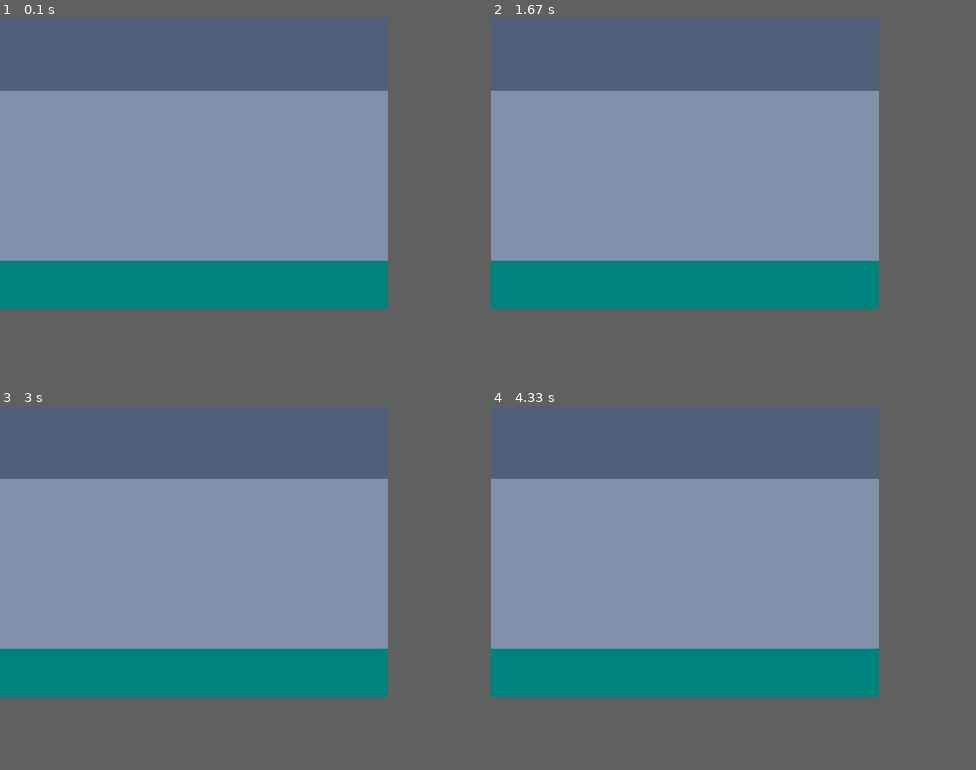
Above: before the commit, frames 1-4 (two rows, left to right).
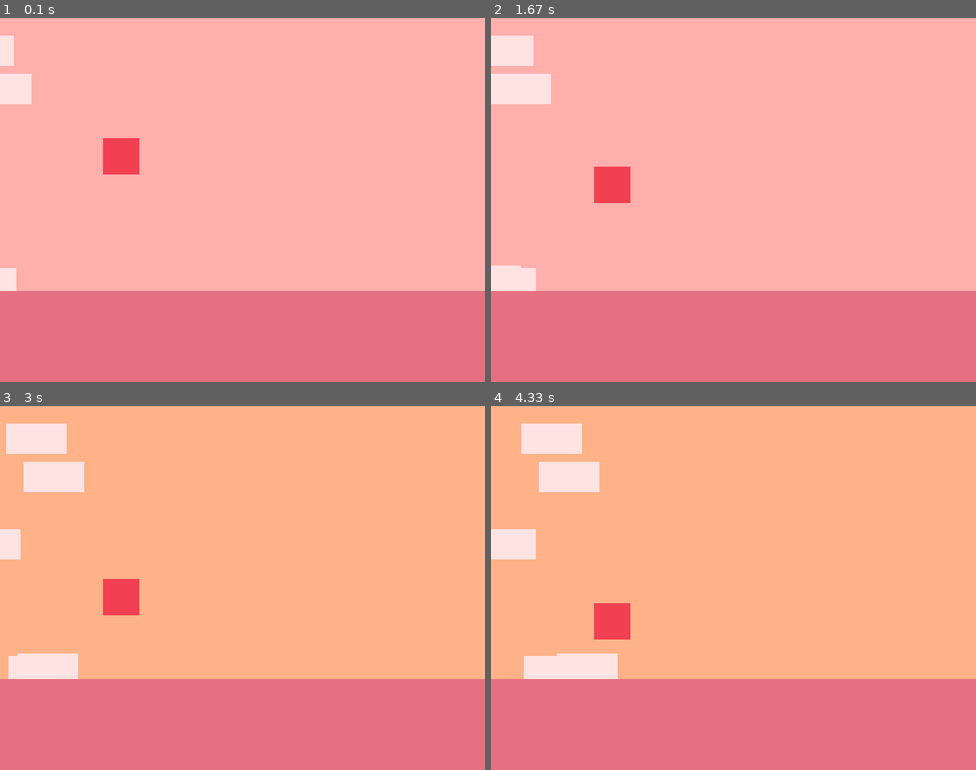
Above: after the commit, the same moments.

Repository: evzhang25/ics-2o
Game: pygame game, started from projects/landscape.py
Same seed, same stepped clock (60 frames per second), same inputs: the game is played once before the commit and once after it.
Inputs:
- Up to frame 1 (0.1 s): no input
- Up to frame 2 (1.67 s): no input
- Up to frame 3 (3 s): no input
- Up to frame 4 (4.33 s): no input
In our replay, the window is 640x480 before the commit and 800x600 after it. These sizes can differ from the game's own. Grey fills any space a smaller window leaves; there, only what the larger window draws over its background counts as a difference.

The runs differ from the first frame. In frame 1, 79% of the frame differs, in the area x 0-100%, y 0-80%; in frame 2, 79%; in frame 3, 79%; in frame 4, 79%.

Commit message:
added clouds, sun, moon; added more colors
colors are selected to give a "japanese" vibe (if it makes sense ;))

Diff:
--- a/projects/landscape.py
+++ b/projects/landscape.py
@@ -4,22 +4,95 @@
 
 pygame.init()
 
-WIDTH = 640
-HEIGHT = 480
-SIZE = (WIDTH, HEIGHT)
+WIDTH = 800
+SCREEN_HEIGHT = 600
+HEIGHT = 3 * SCREEN_HEIGHT / 2
+SIZE = (WIDTH, SCREEN_HEIGHT)
 
 screen = pygame.display.set_mode(SIZE)
 clock = pygame.time.Clock()
 
 # ---------------------------
 # Initialize global variables
-cloud_x = []
-cloud_y = []
+moon_color = ("#F6F1D5")
+sun_color = ("#f14052")
+cloud_color = ("#FFE2E2")
+
+day = ("#ffafac")
+dawn = ("#ffb287")
+dusk = ("#ff8037")
+night = ("#3c4370")
+
+ground = ("#e57082")
 # ---------------------------
 
-class cloud:
-    ellipse_x = []
-    ellipse_y = []
+
+class Cloud(pygame.sprite.Sprite):
+    def __init__(self):
+        super().__init__()
+        self.image = pygame.Surface((100, 50))
+        self.image.fill(cloud_color)
+        self.rect = self.image.get_rect()
+        self.rect.x = random.randrange(-200, -50)
+        self.rect.y = random.randrange(0, HEIGHT / 2)
+        self.speed = random.randrange(1, 3)
+
+    def update(self):
+        self.rect.x += self.speed
+        if self.rect.right > WIDTH:
+            self.rect.x = random.randrange(-200, -50)
+            self.rect.y = random.randrange(0, HEIGHT / 2)
+
+
+class Sun(pygame.sprite.Sprite):
+    def __init__(self):
+        super().__init__()
+        self.image = pygame.Surface((60, 60))
+        self.image.fill(sun_color)
+        self.rect = self.image.get_rect()
+        self.rect.center = (WIDTH // 4, HEIGHT // 4)
+        self.speed = 1
+
+    def update(self):
+        self.rect.y += self.speed
+        if self.rect.top <= 0:
+            self.speed = 1
+        elif self.rect.bottom >= HEIGHT:
+            self.speed = -1
+
+
+class Moon(pygame.sprite.Sprite):
+    def __init__(self):
+        super().__init__()
+        self.image = pygame.Surface((60, 60))
+        self.image.fill(moon_color)
+        self.rect = self.image.get_rect()
+        self.rect.center = (3 * WIDTH // 4, 3 * HEIGHT // 4)
+        self.speed = -1
+
+    def update(self):
+        self.rect.y += self.speed
+        if self.rect.top <= 0:
+            self.speed = 1
+        elif self.rect.bottom >= HEIGHT:
+            self.speed = -1
+
+clouds = pygame.sprite.Group()
+for i in range(5):
+    cloud = Cloud()
+    clouds.add(cloud)
+
+sun = Sun()
+sun_group = pygame.sprite.Group()
+sun_group.add(sun)
+
+moon = Moon()
+moon_group = pygame.sprite.Group()
+moon_group.add(moon)
+
+sky_color = night
+is_day = False
+is_dawn = False
 
 running = True
 while running:
@@ -33,12 +106,45 @@
 
     # GAME STATE UPDATES
     # All game math and comparisons happen here
-
+    clouds.update()
+    sun_group.update()
+    moon_group.update()
 
     # DRAWING
-    screen.fill("#8290AC")
-    screen.fill("#515F7A", (0, 0, WIDTH, 120))
-    screen.fill("#00827D", (0, 400, WIDTH, HEIGHT))
+    # Background (the sky)
+    if sun.rect.center[1] <= HEIGHT // 3:
+        sky_color = day
+        is_day = True
+        is_dawn = False
+    elif sun.rect.center[1] >= HEIGHT // 3 and sun.rect.center[1] <= 2 * HEIGHT // 3:
+        if sun.rect.center[1] <= HEIGHT // 2:
+            sky_color = dawn
+        else:
+            sky_color = dusk
+        is_dawn = True
+        if (sun.rect.center[1] <= HEIGHT // 2):
+            is_day = True
+        else:
+            is_day = False
+    elif sun.rect.center[1] >= 2 * HEIGHT // 3:
+        sky_color = night
+        is_day = False
+        is_dawn = False
+
+    screen.fill(sky_color)
+
+    if is_dawn:
+        sun_group.draw(screen)
+        moon_group.draw(screen)
+    elif is_day:
+        sun_group.draw(screen)
+    else:
+        moon_group.draw(screen)
+
+    clouds.draw(screen)
+
+    # Foreground (the tower and gate and ground)
+    screen.fill(ground, (0, HEIGHT // 2, WIDTH, HEIGHT))
 
     # Must be the last two lines
     # of the game loop
@@ -46,5 +152,4 @@
     clock.tick(30)
     #---------------------------
 
-
 pygame.quit()
